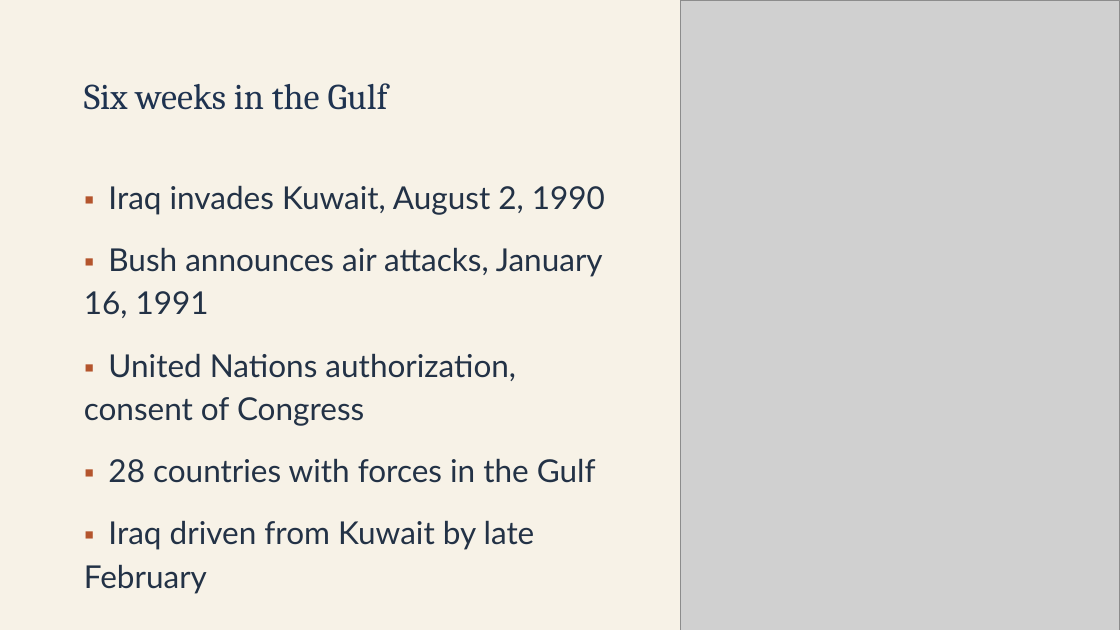
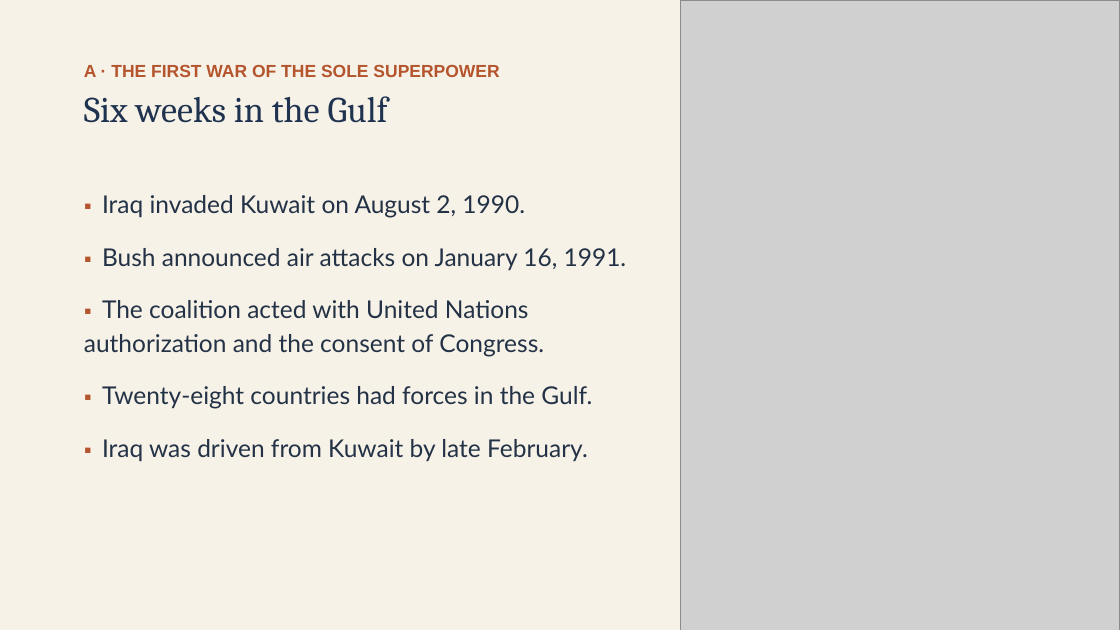
Before and after one commit to ab17gthb/humanities-curriculum-group, a slide deck: slide 5 of modern-america/lesson-03/lesson-03-slides.pptx. Drawn at 1120x630 pixels with LibreOffice and Linux fonts; fonts in the diff are those of the drawing; grey boxes stand for pictures. Boxes give left, top, right and bottom in pixels: in the first picture for what was removed or moved away, otherwise in the second. Text is boxed around its words. In the diff, an @@ line names an element or a change of style, - is before the commit and + after.

```diff
--- a/modern-america/lesson-03/lesson-03-slides.pptx
+++ b/modern-america/lesson-03/lesson-03-slides.pptx
@@ text "Six weeks in the Gulf" moved from (x1=84, y1=83, x2=388, y2=110) to (x1=84, y1=96, x2=388, y2=123) @@
@@ text added at (x1=84, y1=65, x2=499, y2=77), 15 pt, text #B4552D, bold @@
+A · THE FIRST WAR OF THE SOLE SUPERPOWER
@@ text at (x1=84, y1=195, x2=627, y2=462): text changed; size 27 to 21 pt @@
-▪ Iraq invades Kuwait, August 2, 1990
-▪ Bush announces air attacks, January 16, 1991
-▪ United Nations authorization, consent of Congress
-▪ 28 countries with forces in the Gulf
-▪ Iraq driven from Kuwait by late February
+▪ Iraq invaded Kuwait on August 2, 1990.
+▪ Bush announced air attacks on January 16, 1991.
+▪ The coalition acted with United Nations authorization and the consent of Congress.
+▪ Twenty-eight countries had forces in the Gulf.
+▪ Iraq was driven from Kuwait by late February.
```
Also in this commit, not shown: 8 other slides changed, 6 other files.
